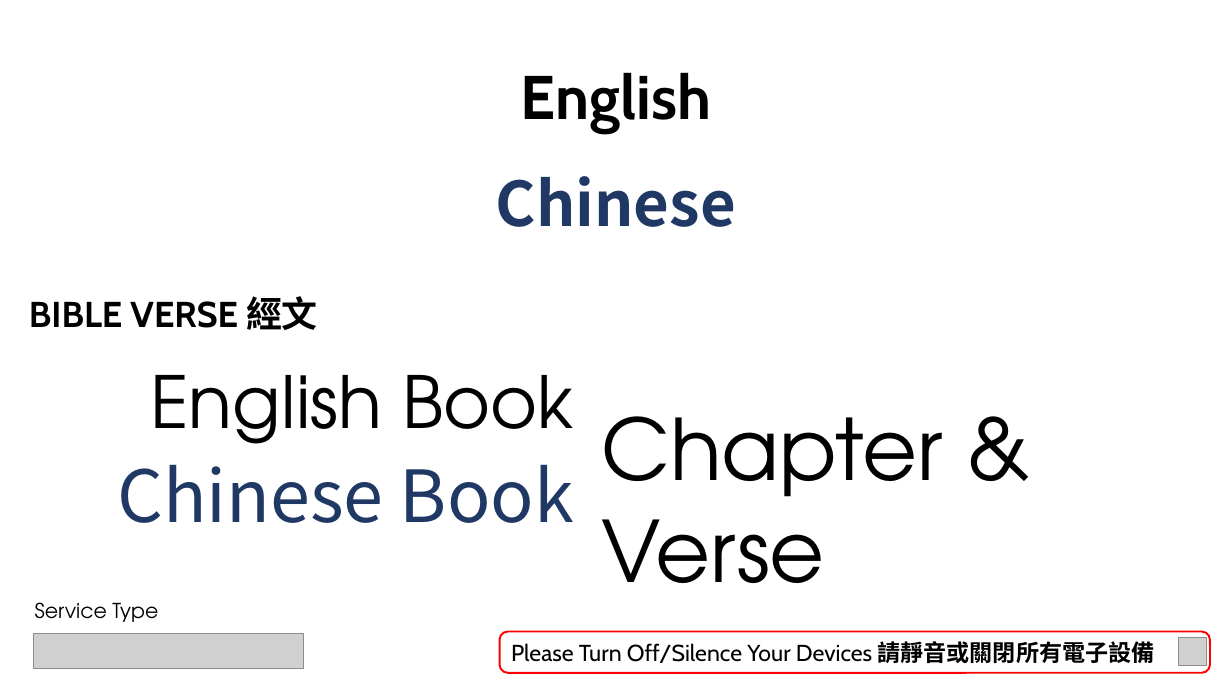
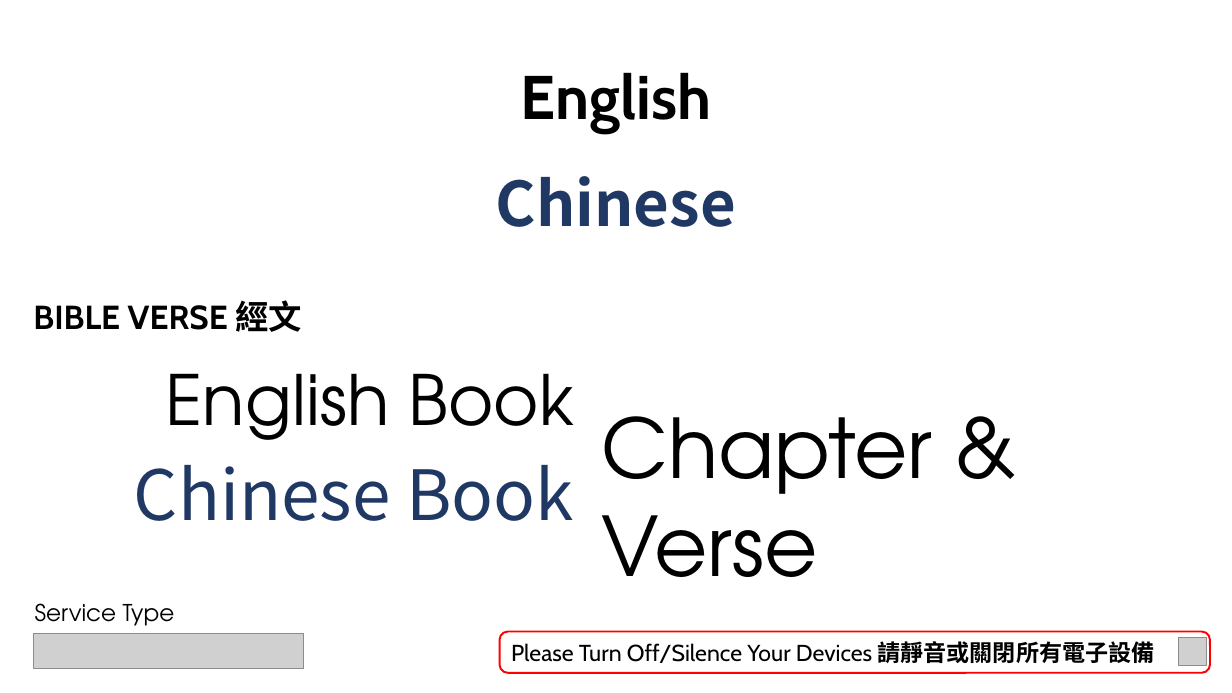
Before and after one commit to calebchanwy/tjc-powerpoint, a slide deck: slide 4 of TJCPowerPoint/Resources/ServiceWidescreen.pptx. Drawn at 1232x693 pixels with LibreOffice and Linux fonts; fonts in the diff are those of the drawing; grey boxes stand for pictures; background and template pictures are left out. Boxes give left, top, right and bottom in pixels: in the first picture for what was removed or moved away, otherwise in the second. Text is boxed around its words. In the diff, an @@ line names an element or a change of style, - is before the commit and + after.

```diff
--- a/TJCPowerPoint/Resources/ServiceWidescreen.pptx
+++ b/TJCPowerPoint/Resources/ServiceWidescreen.pptx
@@ text "BIBLE VERSE 經文" at box(33, 300, 303, 332): size 28 to 26 pt; less space between paragraphs @@
@@ text "English Book" at box(166, 373, 574, 440): size 56 to 54 pt; less space between paragraphs @@
@@ text "Chapter & Verse" at box(601, 416, 932, 577): size 66 to 64 pt; less space between paragraphs @@
@@ text "Chinese Book" at box(134, 465, 574, 521): size 56 to 54 pt; less space between paragraphs @@
@@ text "Service Type" at box(35, 603, 175, 626): size 16 to 18 pt; more space between paragraphs @@
```
Also in this commit, not shown: 2 other slides changed, 13 other files.
